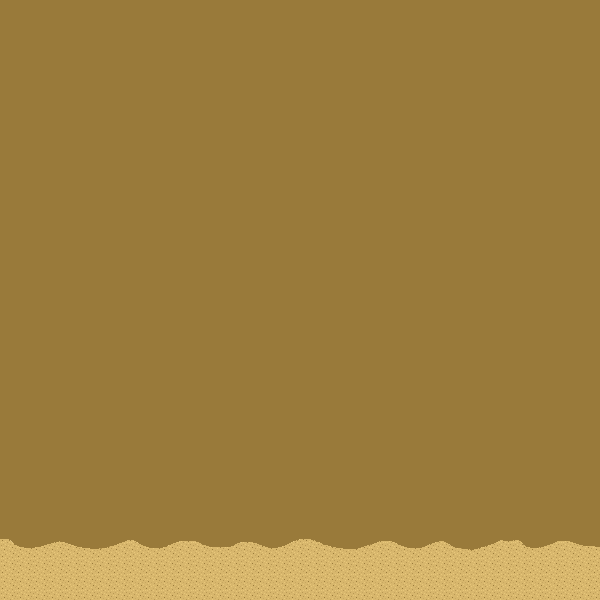
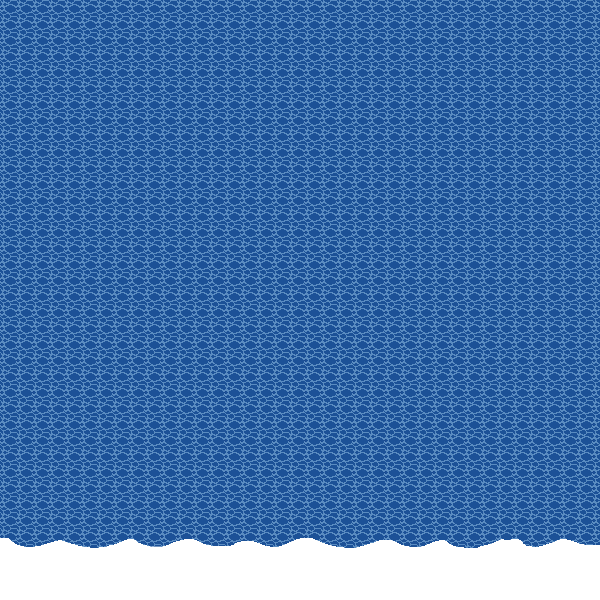
Layer changes from the first 600 x 600 image to the second:
showed "Ocean", painted on it over (0, 0, 600, 549)
hid "Beach" over (0, 0, 600, 600)
